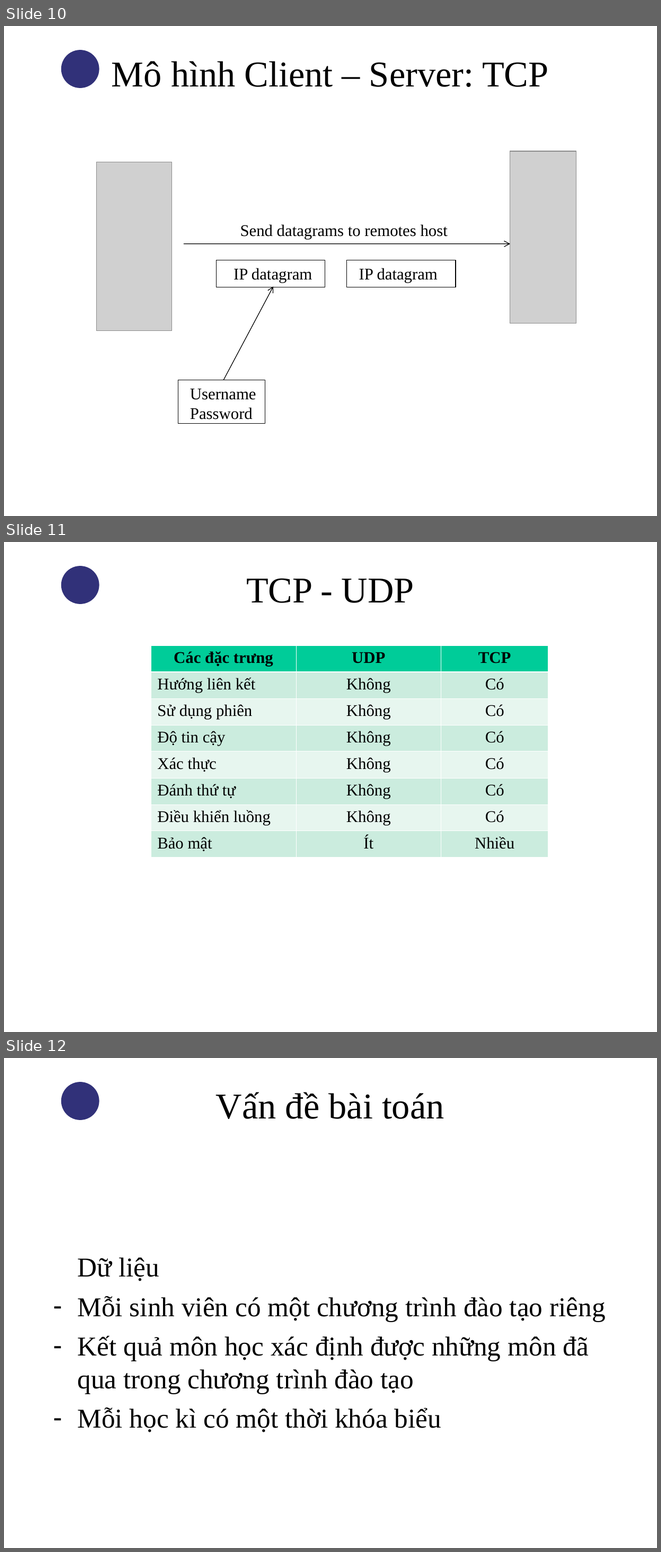
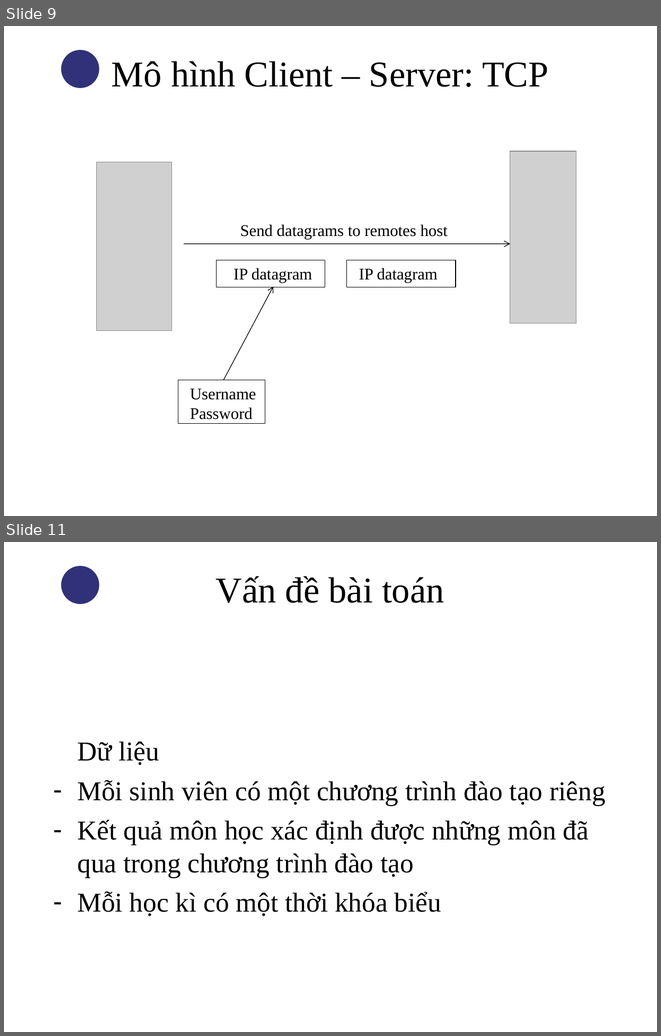
Before and after one commit to thandang/thesis-final, a slide deck: Reports/Slide bao cao.ppt. Shown one above the other, each under a label of ours: slides 10, 11 and 12 before the commit, slides 9 and 11 after it; the slides between them are not shown. The pictures are 661x1552 and 661x1036 pixels, drawn with LibreOffice and Linux fonts; fonts in the diff are those of the drawing; grey boxes stand for pictures; background and template pictures are left out. Boxes give left, top, right and bottom in pixels: in the first picture for what was removed or moved away, otherwise in the second. Text is boxed around its words. In the diff, an @@ line names an element or a change of style, - is before the commit and + after.

```diff
--- a/Reports/Slide bao cao.ppt
+++ b/Reports/Slide bao cao.ppt
@@ slide 11 removed at [4,542,657,1032], background picture (left out); not listed: 1 template element that a slide beside it also shows @@
@@ title removed at [246,578,414,603] @@
-TCP - UDP
@@ table removed at [151,645,548,857], 8 rows, 3 columns @@
-Các đặc trưng | UDP | TCP
-Hướng liên kết | Không | Có
-Sử dụng phiên | Không | Có
-Độ tin cậy | Không | Có
-Xác thực | Không | Có
-Đánh thứ tự | Không | Có
-Điều khiển luồng | Không | Có
-Bảo mật | Ít | Nhiều
@@ what was slide 10 is now slide 9 @@
@@ what was slide 12 is now slide 11 @@
```
Also in this commit, not shown: 1 slide added, 1 other slide removed.
